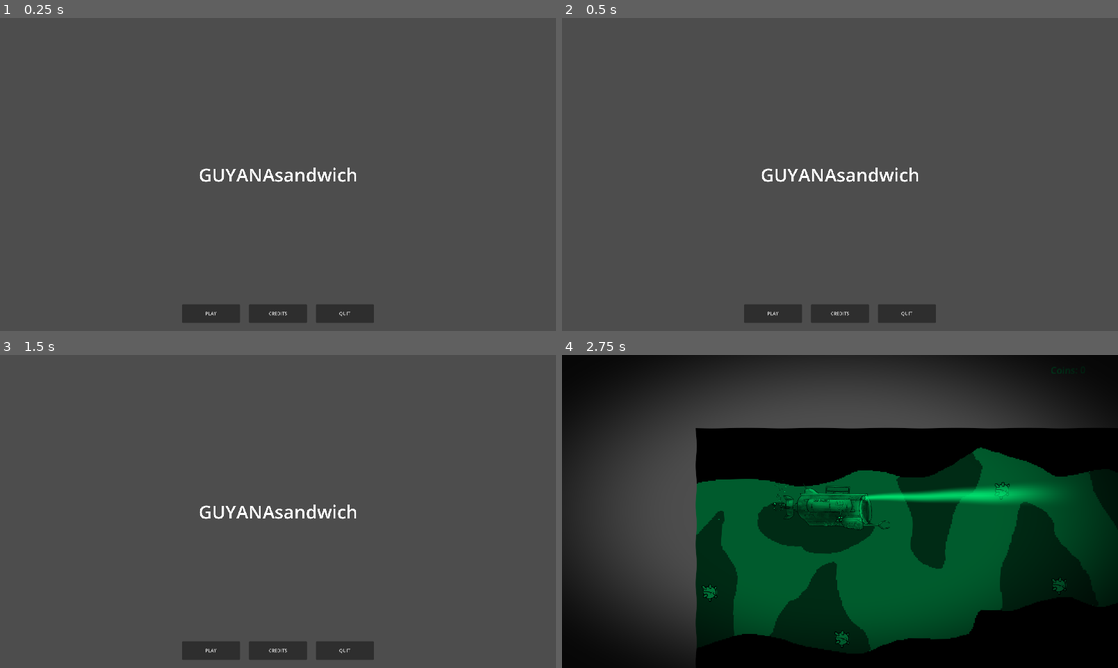
Above: before the commit, frames 1-4 (two rows, left to right).
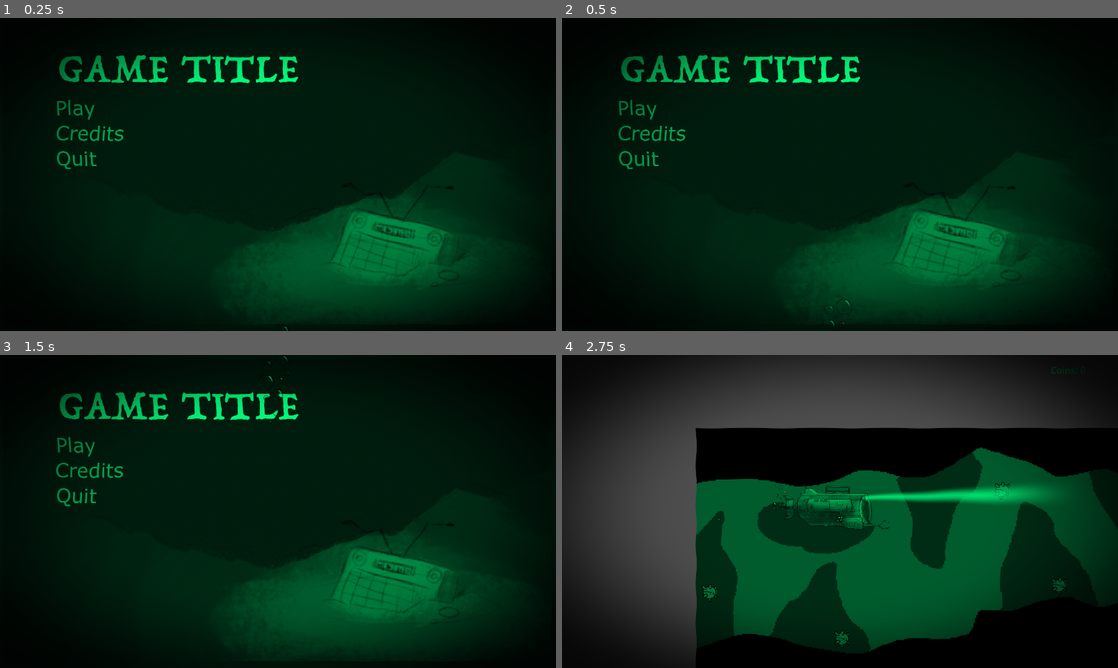
Above: after the commit, the same moments.

Repository: ArceusMaxis/guyana
Game: Godot game, scene res://scenes/main_menu.tscn
Same seed, same stepped clock (60 frames per second), same inputs: the game is played once before the commit and once after it.
Inputs:
- Up to frame 1 (0.25 s): no input
- Up to frame 2 (0.5 s): no input
- Up to frame 3 (1.5 s): click "CREDITS" (after the commit: "Credits") at 0.5 s; click "Back" at 1.25 s
- Up to frame 4 (2.75 s): click "PLAY" (after the commit: "Play") at 2 s

The runs differ from the first frame. In frame 1, 100% of the frame differs, in the area x 0-100%, y 0-100%; in frame 2, 100%; in frame 3, 100%; in frame 4, nothing differs.

Commit message:
main menu rough

Diff:
--- a/scenes/main_menu.tscn
+++ b/scenes/main_menu.tscn
@@ -3,6 +3,28 @@
 [ext_resource type="Script" uid="uid://chokkc13yav4g" path="res://scripts/main_menu.gd" id="1_ekxnf"]
 [ext_resource type="PackedScene" uid="uid://d3vg41f8d65rh" path="res://scenes/test2d.tscn" id="2_bqqt6"]
 [ext_resource type="AudioStream" uid="uid://cvfsg6tr7nqkd" path="res://audio/Cryptic Sorrow.mp3" id="3_bqqt6"]
+[ext_resource type="Texture2D" uid="uid://bdonjl5tqdptj" path="res://textures/Screenshot_2026-10-17_at_9.56.17_PM.png" id="3_rtw2f"]
+[ext_resource type="FontFile" uid="uid://2tkrtqjfw1wu" path="res://Trattatello-Font.ttf" id="4_oa1go"]
+[ext_resource type="FontFile" uid="uid://cussd4ngnyl7a" path="res://Verdana Regular.ttf" id="5_tbmy8"]
+[ext_resource type="Shader" uid="uid://b7q5h52yx2vtm" path="res://scripts/underwater.gdshader" id="7_oa1go"]
+[ext_resource type="Texture2D" uid="uid://npym7mnbm0mj" path="res://textures/bubbles.png" id="8_tbmy8"]
+
+[sub_resource type="StyleBoxFlat" id="StyleBoxFlat_3wbad"]
+bg_color = Color(0.6, 0.6, 0.6, 0)
+
+[sub_resource type="ShaderMaterial" id="ShaderMaterial_tbmy8"]
+shader = ExtResource("7_oa1go")
+shader_parameter/distortion_strength = 0.0010000000475
+shader_parameter/distortion_speed = 1.0000000475
+shader_parameter/distortion_frequency = 50.0
+shader_parameter/tint_color = Color(0.1, 0.4, 0.5, 1)
+shader_parameter/tint_strength = 0.0
+shader_parameter/vignette_strength = 0.90000004275
+shader_parameter/vignette_radius = 0.6750000320625
+shader_parameter/enable_caustics = false
+shader_parameter/caustic_strength = 0.15
+shader_parameter/caustic_scale = 6.0
+shader_parameter/caustic_speed = 0.5
 
 [node name="Control" type="Control" unique_id=2022405865]
 layout_mode = 3
@@ -14,6 +36,11 @@
 script = ExtResource("1_ekxnf")
 next_scene = ExtResource("2_bqqt6")
 
+[node name="Screenshot20261017At9_56_17Pm" type="Sprite2D" parent="." unique_id=1800221713]
+position = Vector2(960, 540)
+scale = Vector2(0.65753424, 0.6451613)
+texture = ExtResource("3_rtw2f")
+
 [node name="Label" type="Label" parent="." unique_id=2052023993]
 layout_mode = 1
 anchors_preset = 8
@@ -21,45 +48,78 @@
 anchor_top = 0.5
 anchor_right = 0.5
 anchor_bottom = 0.5
-offset_left = -274.5
-offset_top = -43.5
-offset_right = 274.5
-offset_bottom = 43.5
-grow_horizontal = 2
-grow_vertical = 2
-theme_override_font_sizes/font_size = 63
-text = "GUYANAsandwich"
-
-[node name="HBoxContainer" type="HBoxContainer" parent="." unique_id=1245811540]
+offset_left = -757.0
+offset_top = -500.0
+offset_right = 74.0
+offset_bottom = -216.0
+grow_horizontal = 2
+grow_vertical = 2
+theme_override_fonts/font = ExtResource("4_oa1go")
+theme_override_font_sizes/font_size = 156
+text = "game title"
+uppercase = true
+
+[node name="HBoxContainer" type="VBoxContainer" parent="." unique_id=258625718]
 layout_mode = 1
 anchors_preset = 12
 anchor_top = 1.0
 anchor_right = 1.0
 anchor_bottom = 1.0
-offset_top = -92.0
-offset_bottom = -28.0
-grow_horizontal = 2
-grow_vertical = 0
-theme_override_constants/separation = 31
-alignment = 1
+offset_left = 192.0
+offset_top = -812.0
+offset_right = -1464.0
+offset_bottom = -516.0
+grow_horizontal = 2
+grow_vertical = 0
+theme_override_constants/separation = 4
 
 [node name="PlayButton" type="Button" parent="HBoxContainer" unique_id=1046744384]
 unique_name_in_owner = true
-custom_minimum_size = Vector2(200, 55)
-layout_mode = 2
-text = "PLAY"
+layout_mode = 2
+theme_override_colors/font_color = Color(0.6901961, 0.6901961, 0.6901961, 1)
+theme_override_colors/font_pressed_color = Color(0.56, 0.56, 0.56, 1)
+theme_override_colors/font_hover_color = Color(1, 1, 1, 1)
+theme_override_fonts/font = ExtResource("5_tbmy8")
+theme_override_font_sizes/font_size = 67
+theme_override_styles/normal = SubResource("StyleBoxFlat_3wbad")
+theme_override_styles/pressed = SubResource("StyleBoxFlat_3wbad")
+theme_override_styles/hover = SubResource("StyleBoxFlat_3wbad")
+theme_override_styles/disabled = SubResource("StyleBoxFlat_3wbad")
+theme_override_styles/focus = SubResource("StyleBoxFlat_3wbad")
+text = "Play"
+alignment = 0
 
 [node name="CreditsButton" type="Button" parent="HBoxContainer" unique_id=319498223]
 unique_name_in_owner = true
-custom_minimum_size = Vector2(200, 55)
-layout_mode = 2
-text = "CREDITS"
+layout_mode = 2
+theme_override_colors/font_color = Color(0.6901961, 0.6901961, 0.6901961, 1)
+theme_override_colors/font_pressed_color = Color(0.56, 0.56, 0.56, 1)
+theme_override_colors/font_hover_color = Color(1, 1, 1, 1)
+theme_override_fonts/font = ExtResource("5_tbmy8")
+theme_override_font_sizes/font_size = 67
+theme_override_styles/normal = SubResource("StyleBoxFlat_3wbad")
+theme_override_styles/pressed = SubResource("StyleBoxFlat_3wbad")
+theme_override_styles/hover = SubResource("StyleBoxFlat_3wbad")
+theme_override_styles/disabled = SubResource("StyleBoxFlat_3wbad")
+theme_override_styles/focus = SubResource("StyleBoxFlat_3wbad")
+text = "Credits"
+alignment = 0
 
 [node name="QuitButton" type="Button" parent="HBoxContainer" unique_id=1004632785]
 unique_name_in_owner = true
-custom_minimum_size = Vector2(200, 55)
-layout_mode = 2
-text = "QUIT"
+layout_mode = 2
+theme_override_colors/font_color = Color(0.6901961, 0.6901961, 0.6901961, 1)
+theme_override_colors/font_pressed_color = Color(0.56, 0.56, 0.56, 1)
+theme_override_colors/font_hover_color = Color(1, 1, 1, 1)
+theme_override_fonts/font = ExtResource("5_tbmy8")
+theme_override_font_sizes/font_size = 67
+theme_override_styles/normal = SubResource("StyleBoxFlat_3wbad")
+theme_override_styles/pressed = SubResource("StyleBoxFlat_3wbad")
+theme_override_styles/hover = SubResource("StyleBoxFlat_3wbad")
+theme_override_styles/disabled = SubResource("StyleBoxFlat_3wbad")
+theme_override_styles/focus = SubResource("StyleBoxFlat_3wbad")
+text = "Quit"
+alignment = 0
 
 [node name="Credits" type="Control" parent="." unique_id=1223475019]
 unique_name_in_owner = true
@@ -82,36 +142,43 @@
 
 [node name="Label" type="Label" parent="Credits" unique_id=1487946771]
 layout_mode = 1
-anchors_preset = 8
-anchor_left = 0.5
-anchor_top = 0.5
-anchor_right = 0.5
-anchor_bottom = 0.5
-offset_left = -768.0
-offset_top = -412.0
-offset_right = -219.0
-offset_bottom = -325.0
-grow_horizontal = 2
-grow_vertical = 2
+anchors_preset = 5
+anchor_left = 0.5
+anchor_right = 0.5
+offset_left = -272.0
+offset_top = 72.0
+offset_right = 277.0
+offset_bottom = 281.0
+grow_horizontal = 2
 theme_override_font_sizes/font_size = 153
 text = "Credits"
 
-[node name="backbutton" type="Button" parent="Credits" unique_id=531766007]
-unique_name_in_owner = true
-layout_mode = 1
-anchors_preset = 3
-anchor_left = 1.0
-anchor_top = 1.0
-anchor_right = 1.0
-anchor_bottom = 1.0
-offset_left = -256.0
-offset_top = -184.0
-offset_right = -96.0
-offset_bottom = -79.0
-grow_horizontal = 0
-grow_vertical = 0
-theme_override_font_sizes/font_size = 53
+[node name="backbutton" type="Button" parent="Credits" unique_id=1687898835]
+unique_name_in_owner = true
+layout_mode = 1
+anchors_preset = 7
+anchor_left = 0.5
+anchor_top = 1.0
+anchor_right = 0.5
+anchor_bottom = 1.0
+offset_left = -80.0
+offset_top = -144.0
+offset_right = 81.0
+offset_bottom = -61.0
+grow_horizontal = 2
+grow_vertical = 0
+theme_override_colors/font_color = Color(0.6901961, 0.6901961, 0.6901961, 1)
+theme_override_colors/font_pressed_color = Color(0.56, 0.56, 0.56, 1)
+theme_override_colors/font_hover_color = Color(1, 1, 1, 1)
+theme_override_fonts/font = ExtResource("5_tbmy8")
+theme_override_font_sizes/font_size = 67
+theme_override_styles/normal = SubResource("StyleBoxFlat_3wbad")
+theme_override_styles/pressed = SubResource("StyleBoxFlat_3wbad")
+theme_override_styles/hover = SubResource("StyleBoxFlat_3wbad")
+theme_override_styles/disabled = SubResource("StyleBoxFlat_3wbad")
+theme_override_styles/focus = SubResource("StyleBoxFlat_3wbad")
 text = "Back"
+alignment = 0
 
 [node name="HBoxContainer" type="GridContainer" parent="Credits" unique_id=680090170]
 layout_mode = 1
@@ -255,7 +322,53 @@
 horizontal_alignment = 1
 vertical_alignment = 1
 
+[node name="Label2" type="Label" parent="Credits" unique_id=619503601]
+layout_mode = 1
+anchors_preset = 7
+anchor_left = 0.5
+anchor_top = 1.0
+anchor_right = 0.5
+anchor_bottom = 1.0
+offset_left = -657.0
+offset_top = -256.0
+offset_right = 660.0
+offset_bottom = -185.0
+grow_horizontal = 2
+grow_vertical = 0
+theme_override_font_sizes/font_size = 24
+text = "\"Cryptic Sorrow\" Kevin MacLeod (incompetech.com) Licensed under Creative Commons: By Attribution 4.0 License
+http://creativecommons.org/licenses/by/4.0/"
+horizontal_alignment = 1
+vertical_alignment = 1
+
 [node name="MenuMusic" type="AudioStreamPlayer" parent="." unique_id=860908379]
 stream = ExtResource("3_bqqt6")
 autoplay = true
 bus = &"Music"
+
+[node name="CanvasModulate" type="CanvasModulate" parent="." unique_id=635053074]
+color = Color(0, 0.9916915, 0.48586094, 1)
+
+[node name="CanvasLayer" type="CanvasLayer" parent="." unique_id=1045764032]
+
+[node name="ColorRect" type="ColorRect" parent="CanvasLayer" unique_id=1812540698]
+material = SubResource("ShaderMaterial_tbmy8")
+anchors_preset = 15
+anchor_right = 1.0
+anchor_bottom = 1.0
+grow_horizontal = 2
+grow_vertical = 2
+mouse_filter = 2
+
+[node name="CPUParticles2D" type="CPUParticles2D" parent="." unique_id=101919754]
+position = Vector2(960, 1216)
+amount = 1
+texture = ExtResource("8_tbmy8")
+lifetime = 5.0
+explosiveness = 1.0
+randomness = 1.0
+emission_shape = 3
+emission_rect_extents = Vector2(960, 1)
+gravity = Vector2(0, -980)
+scale_amount_min = 0.1
+scale_amount_max = 0.3
Binary file added: Trattatello-Font.ttf
Not shown, added: Trattatello-Font.ttf.import
Binary file added: Verdana Regular.ttf
Not shown, added: Verdana Regular.ttf.import
Binary file added: textures/Screenshot_2026-10-17_at_9.56.17_PM.png
Not shown, added: textures/Screenshot_2026-10-17_at_9.56.17_PM.png.import
